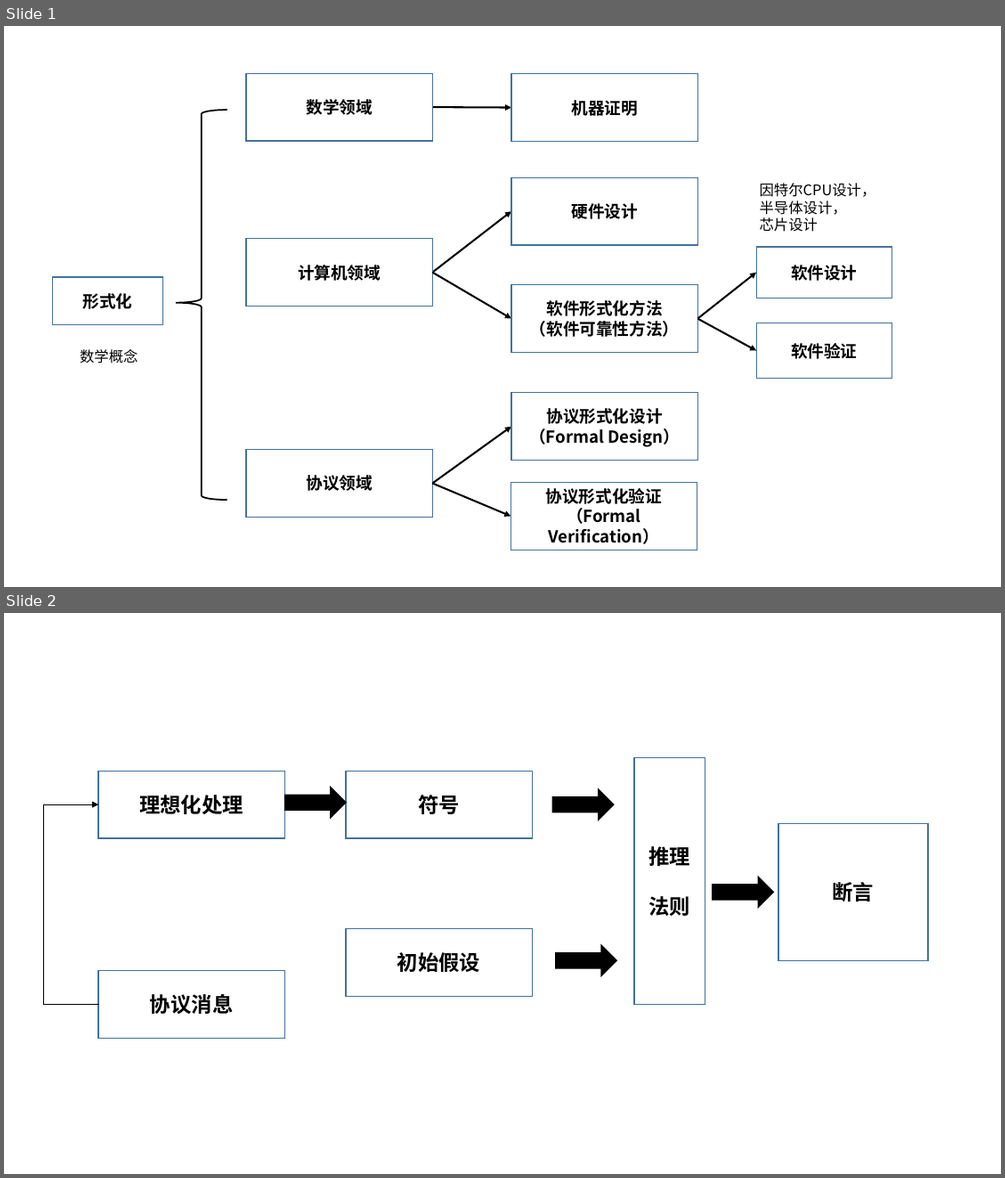
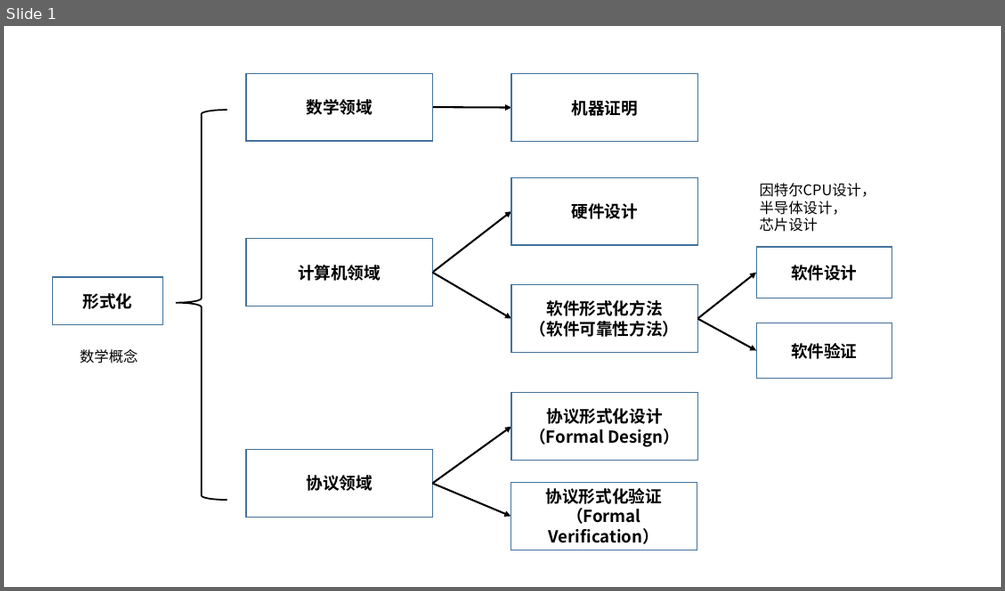
Before and after one commit to fy222fy/Formal-methods, a slide deck: 绘图用ppt.pptx. Shown one above the other, each under a label of ours: slides 1 and 2 before the commit, slide 1 after it. The pictures are 1005x1178 and 1005x591 pixels, drawn with LibreOffice and Linux fonts; fonts in the diff are those of the drawing. Boxes give left, top, right and bottom in pixels: in the first picture for what was removed or moved away, otherwise in the second. Text is boxed around its words. In the diff, an @@ line names an element or a change of style, - is before the commit and + after.

```diff
--- a/绘图用ppt.pptx
+++ b/绘图用ppt.pptx
@@ slide 2 removed at bbox=[4, 613, 1001, 1174], background #FFFFFF @@
@@ rectangle removed at bbox=[98, 771, 284, 838] @@
-理想化处理
@@ rectangle removed at bbox=[346, 771, 532, 838] @@
-符号
@@ rectangle removed at bbox=[634, 757, 705, 1004] @@
-推理
-法则
@@ right arrow removed at bbox=[284, 787, 346, 818] @@
@@ right arrow removed at bbox=[553, 789, 615, 820] @@
@@ elbow arrow removed from (100, 1004) to (98, 804) @@
@@ rectangle removed at bbox=[778, 823, 928, 960] @@
-断言
@@ right arrow removed at bbox=[712, 876, 774, 907] @@
@@ rectangle removed at bbox=[346, 929, 532, 996] @@
-初始假设
@@ right arrow removed at bbox=[556, 945, 617, 976] @@
@@ rectangle removed at bbox=[98, 971, 284, 1038] @@
-协议消息
```
Also in this commit, not shown: 1 slide added, 2 other files.
